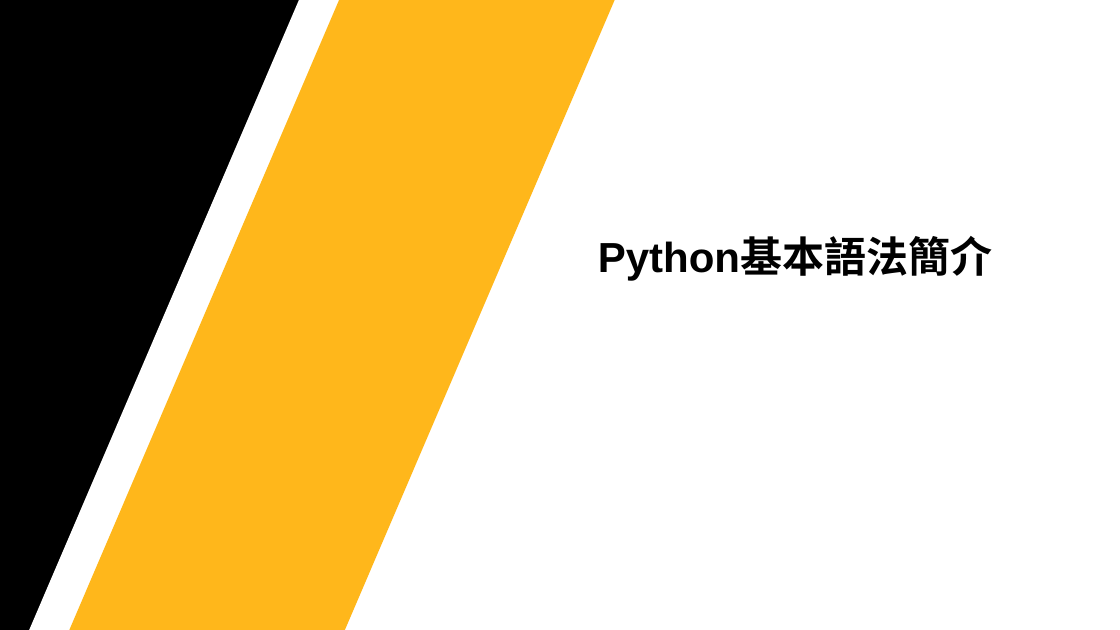
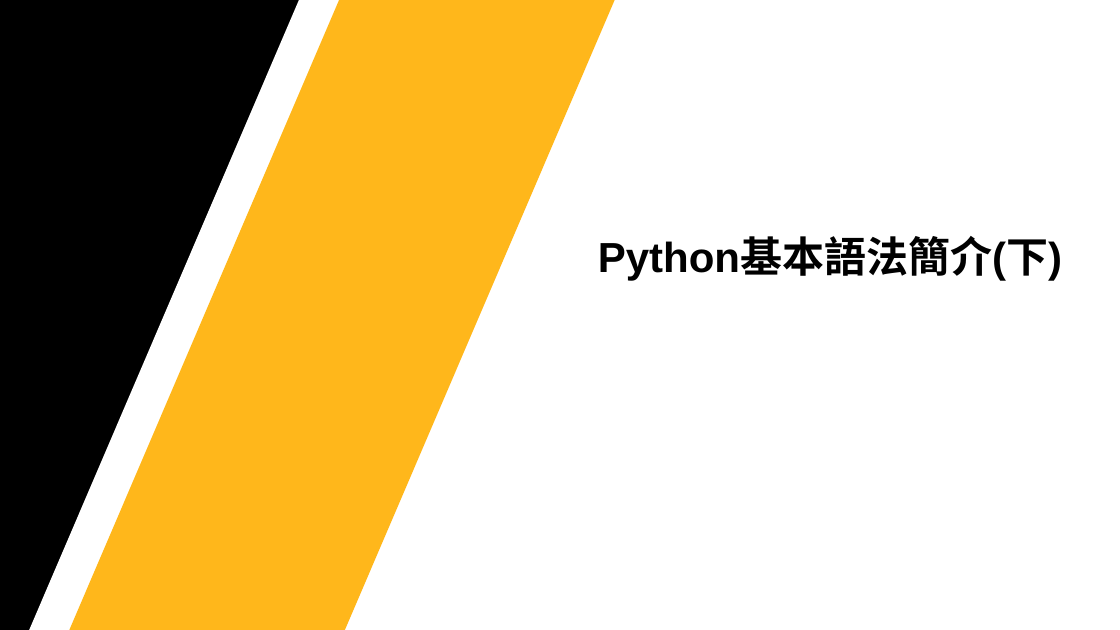
Before and after one commit to Jerrick-cheng/AEDT-Automation-Camp, a slide deck: slide 2 of 上課教材/Week4.pptx. Drawn at 1120x630 pixels with LibreOffice and Linux fonts; fonts in the diff are those of the drawing; background and template pictures are left out. Boxes give left, top, right and bottom in pixels: in the first picture for what was removed or moved away, otherwise in the second. Text is boxed around its words. In the diff, an @@ line names an element or a change of style, - is before the commit and + after.

```diff
--- a/上課教材/Week4.pptx
+++ b/上課教材/Week4.pptx
@@ text at (x1=598, y1=238, x2=1062, y2=280): text changed @@
-Python基本語法簡介
+Python基本語法簡介(下)
```
Also in this commit, not shown: 4 other slides changed, 6 slides added, 5 slides removed, 2 other files.
